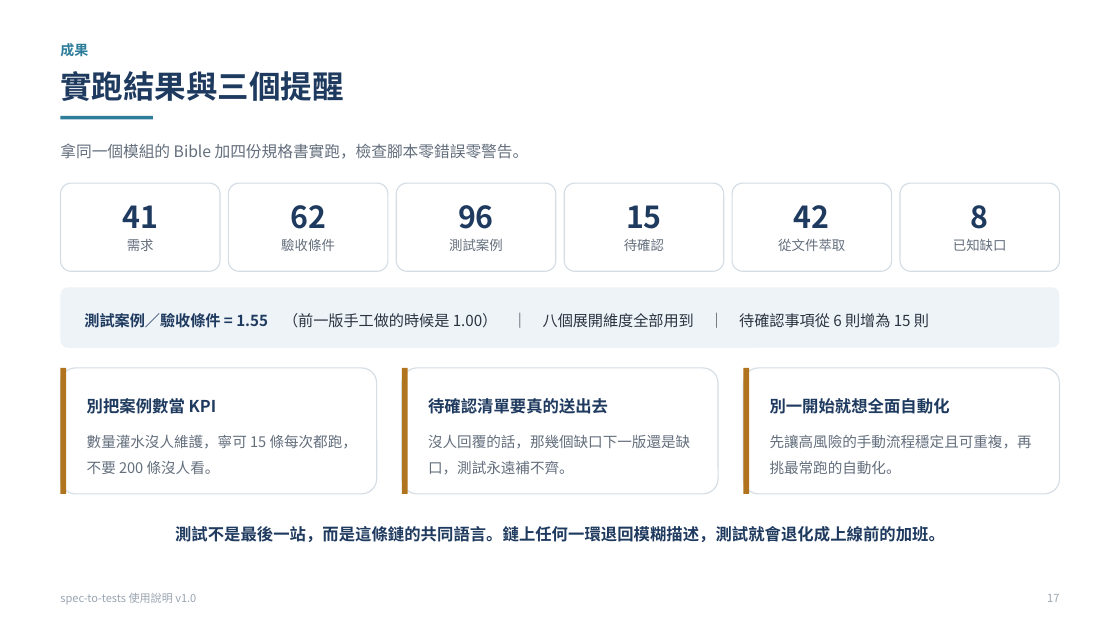
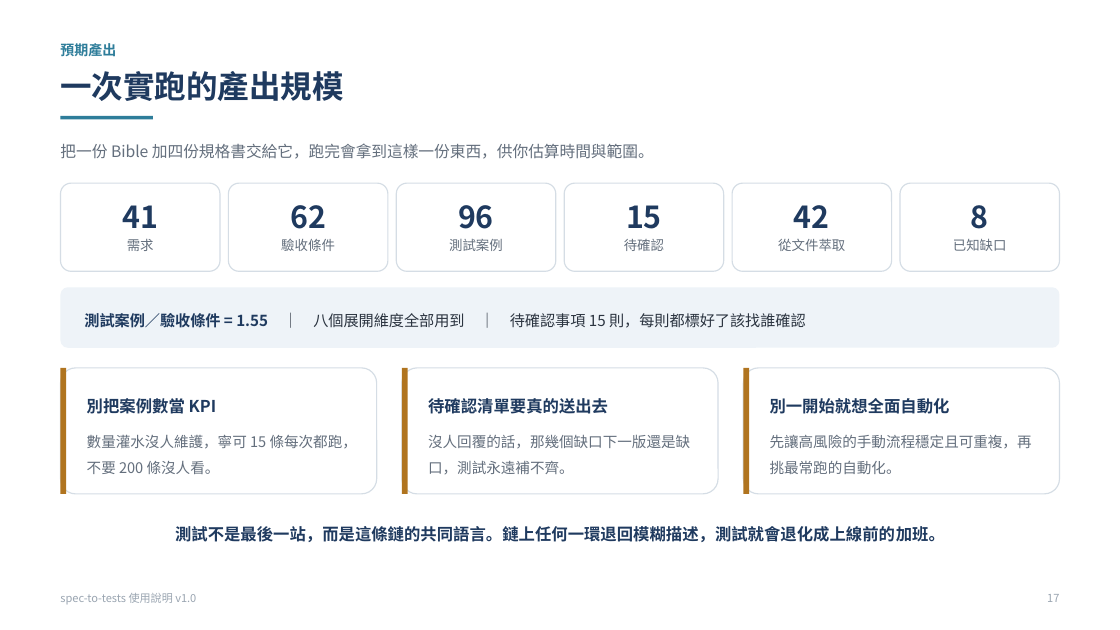
Before and after one commit to Wayne-Kao/cathay, a slide deck: slide 17 of spec-to-tests_使用說明_v1.0.pptx. Drawn at 1120x630 pixels with LibreOffice and Linux fonts; fonts in the diff are those of the drawing. Boxes give left, top, right and bottom in pixels: in the first picture for what was removed or moved away, otherwise in the second. Text is boxed around its words. In the diff, an @@ line names an element or a change of style, - is before the commit and + after.

```diff
--- a/spec-to-tests_使用說明_v1.0.pptx
+++ b/spec-to-tests_使用說明_v1.0.pptx
@@ text at (60,42,116,60): text changed @@
-成果
+預期產出
@@ text at (60,71,344,101): text changed @@
-實跑結果與三個提醒
+一次實跑的產出規模
@@ text at (60,143,654,159): text changed @@
-拿同一個模組的 Bible 加四份規格書實跑，檢查腳本零錯誤零警告。
+把一份 Bible 加四份規格書交給它，跑完會拿到這樣一份東西，供你估算時間與範圍。
@@ text in rounded rectangle at (84,313,806,328): text changed @@
-測試案例／驗收條件 = 1.55 （前一版手工做的時候是 1.00） ｜ 八個展開維度全部用到 ｜ 待確認事項從 6 則增為 15 則
+測試案例／驗收條件 = 1.55 ｜ 八個展開維度全部用到 ｜ 待確認事項 15 則，每則都標好了該找誰確認
```
Also in this commit, not shown: 4 other slides changed, 1 slide added, 1 slide removed.
